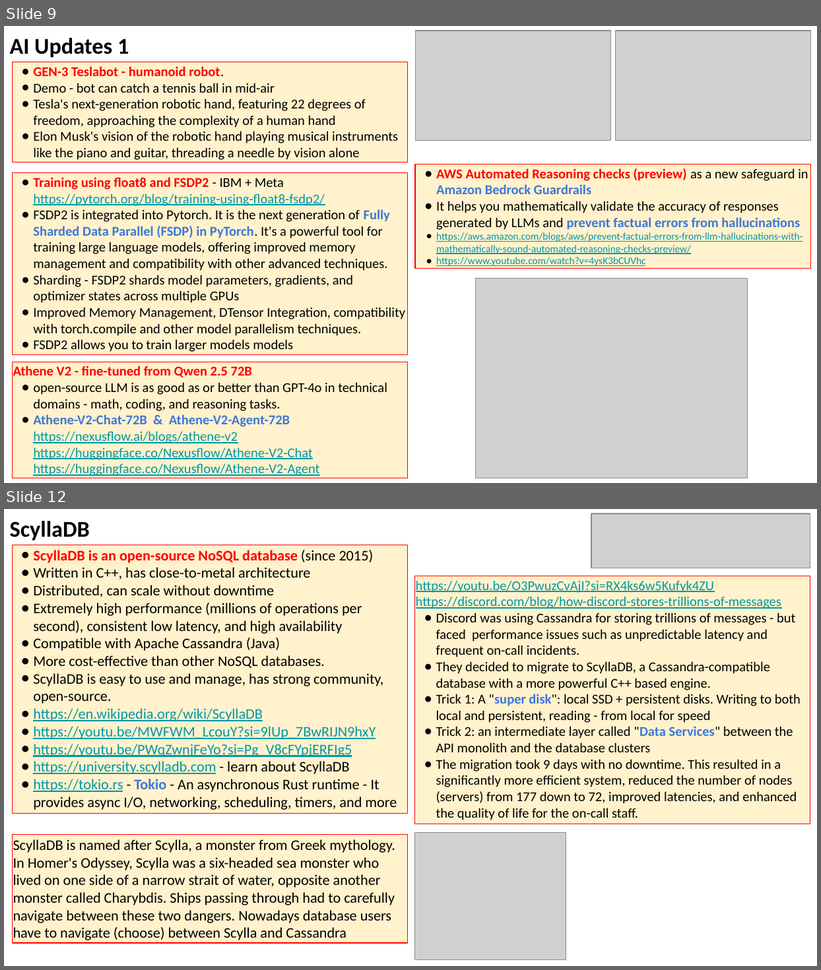
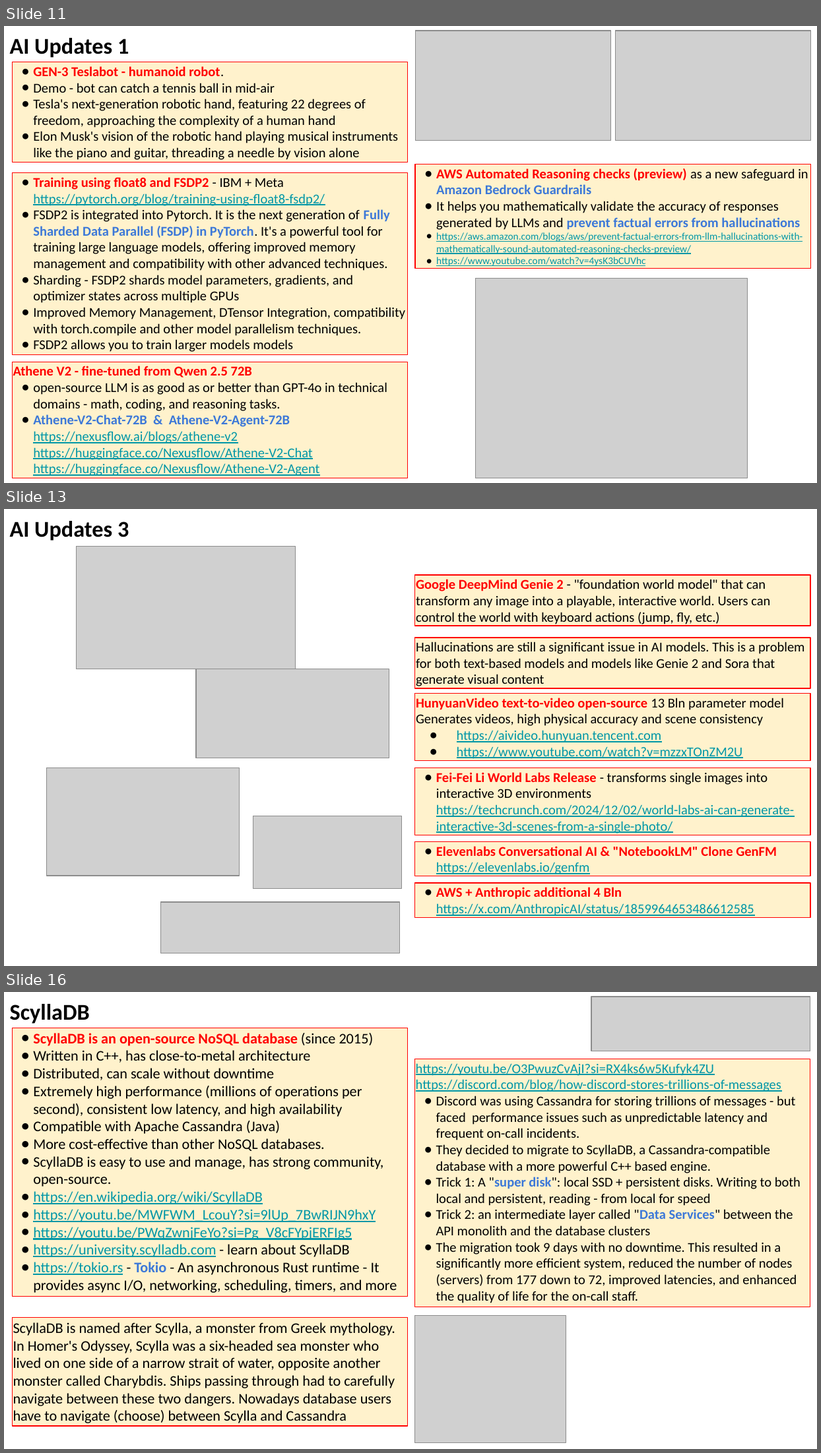
Before and after one commit to lselector/seminar, a slide deck: 2024/2024-12-06-AI-Updates.pptx. Shown one above the other, each under a label of ours: slides 9 and 12 before the commit, slides 11, 13 and 16 after it; the slides between them are not shown. The pictures are 821x970 and 821x1453 pixels, drawn with LibreOffice and Linux fonts; fonts in the diff are those of the drawing; grey boxes stand for pictures. Boxes give left, top, right and bottom in pixels: in the first picture for what was removed or moved away, otherwise in the second. Text is boxed around its words. In the diff, an @@ line names an element or a change of style, - is before the commit and + after.

```diff
--- a/2024/2024-12-06-AI-Updates.pptx
+++ b/2024/2024-12-06-AI-Updates.pptx
@@ slide 13 added at [4,509,817,966], background #FFFFFF @@
@@ text added at [10,521,129,541], 20 pt, text #000000, bold @@
+AI Updates 3
@@ picture added at [77,547,296,669] @@
@@ rectangle added at [415,575,811,626], fill #FFF2CC, outline #FF0000 0.75 pt, 12 pt, text #000000 @@
+Google DeepMind Genie 2 - "foundation world model" that can transform any image into a playable, interactive world. Users can control the world with keyboard actions (jump, fly, etc.)
@@ rectangle added at [415,638,811,689], fill #FFF2CC, outline #FF0000 0.75 pt, 12 pt, text #000000 @@
+Hallucinations are still a significant issue in AI models. This is a problem for both text-based models and models like Genie 2 and Sora that generate visual content
@@ picture added at [196,669,389,758] @@
@@ rectangle added at [415,694,811,761], fill #FFF2CC, outline #FF0000 0.75 pt, 12 pt, text #0097A7 @@
+HunyuanVideo text-to-video open-source 13 Bln parameter model
+Generates videos, high physical accuracy and scene consistency
+● https://aivideo.hunyuan.tencent.com
+● https://www.youtube.com/watch?v=mzzxTOnZM2U
@@ picture added at [46,768,239,877] @@
@@ rectangle added at [415,768,811,836], fill #FFF2CC, outline #FF0000 0.75 pt, 12 pt, text #0097A7, underline @@
+● Fei-Fei Li World Labs Release - transforms single images into interactive 3D environments
+  https://techcrunch.com/2024/12/02/world-labs-ai-can-generate-interactive-3d-scenes-from-a-single-photo/
@@ picture added at [253,817,401,889] @@
@@ rectangle added at [415,842,811,876], fill #FFF2CC, outline #FF0000 0.75 pt, 12 pt, text #FF0000, bold @@
+● Elevenlabs Conversational AI & "NotebookLM" Clone GenFM
+  https://elevenlabs.io/genfm
@@ rectangle added at [415,883,811,917], fill #FFF2CC, outline #FF0000 0.75 pt, 12 pt, text #0097A7, underline @@
+● AWS + Anthropic additional 4 Bln
+  https://x.com/AnthropicAI/status/1859964653486612585
@@ picture added at [161,902,400,954] @@
@@ what was slide 9 is now slide 11 @@
@@ what was slide 12 is now slide 16 @@
```
Also in this commit, not shown: 7 slides changed, 3 other slides added.
